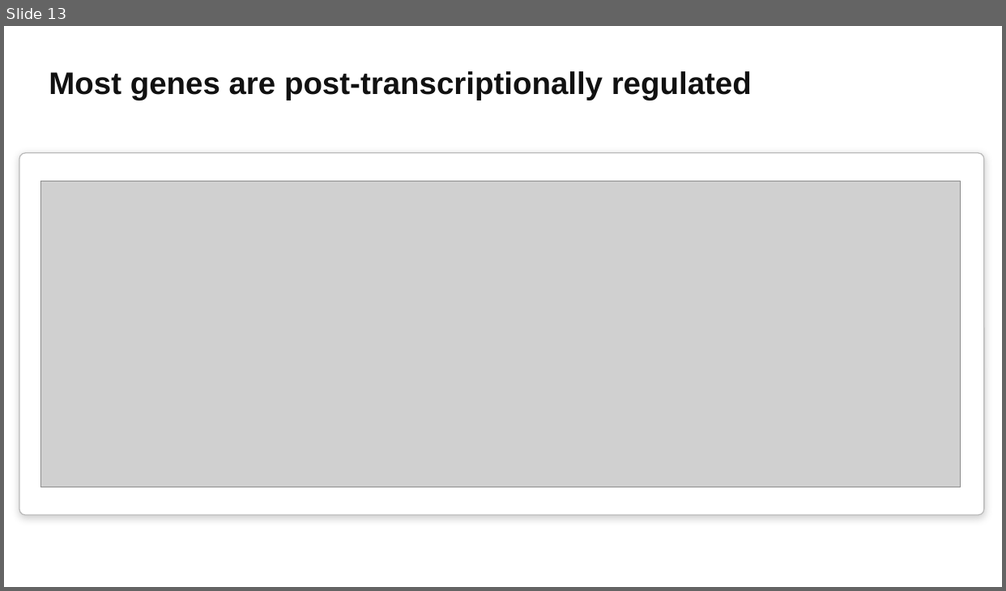
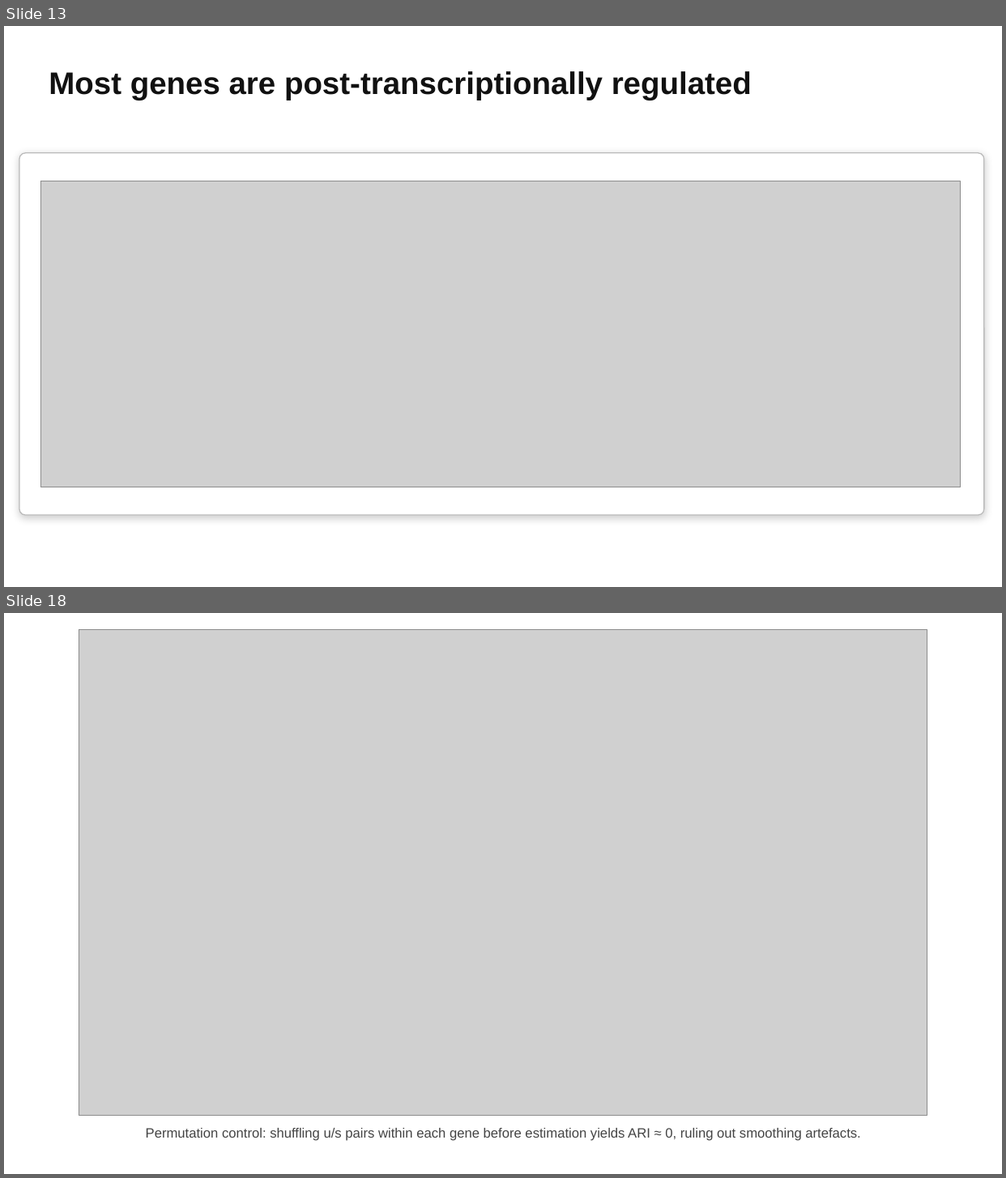
Before and after one commit to bryanc5864/scPTR, a slide deck: presentations/scPTR talk.pptx. Shown one above the other, each under a label of ours: slide 13 before the commit, slides 13 and 18 after it; the slides between them are not shown. The pictures are 1006x591 and 1006x1178 pixels, drawn with LibreOffice and Linux fonts; fonts in the diff are those of the drawing; grey boxes stand for pictures. Boxes give left, top, right and bottom in pixels: in the first picture for what was removed or moved away, otherwise in the second. Text is boxed around its words. In the diff, an @@ line names an element or a change of style, - is before the commit and + after.

```diff
--- a/presentations/scPTR talk.pptx
+++ b/presentations/scPTR talk.pptx
@@ slide 18 added at (x1=4, y1=613, x2=1002, y2=1174), background #FFFFFF @@
@@ picture added at (x1=79, y1=630, x2=927, y2=1116) @@
@@ text added at (x1=146, y1=1128, x2=860, y2=1141), 13 pt, text #444444 @@
+Permutation control: shuffling u/s pairs within each gene before estimation yields ARI ≈ 0, ruling out smoothing artefacts.
```
Also in this commit, not shown: 3 slides changed, 7 other slides added, 2 other files.
